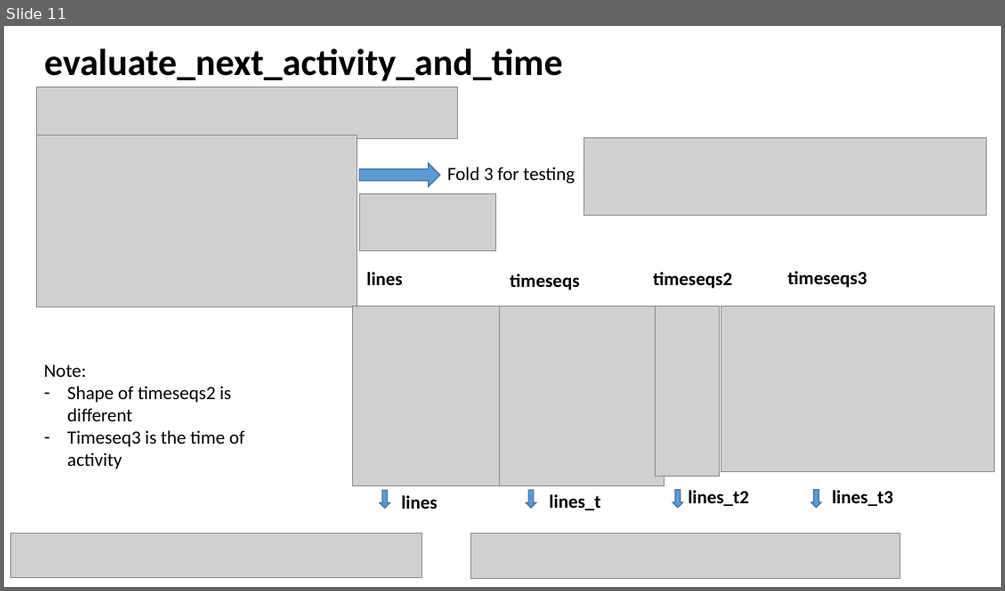
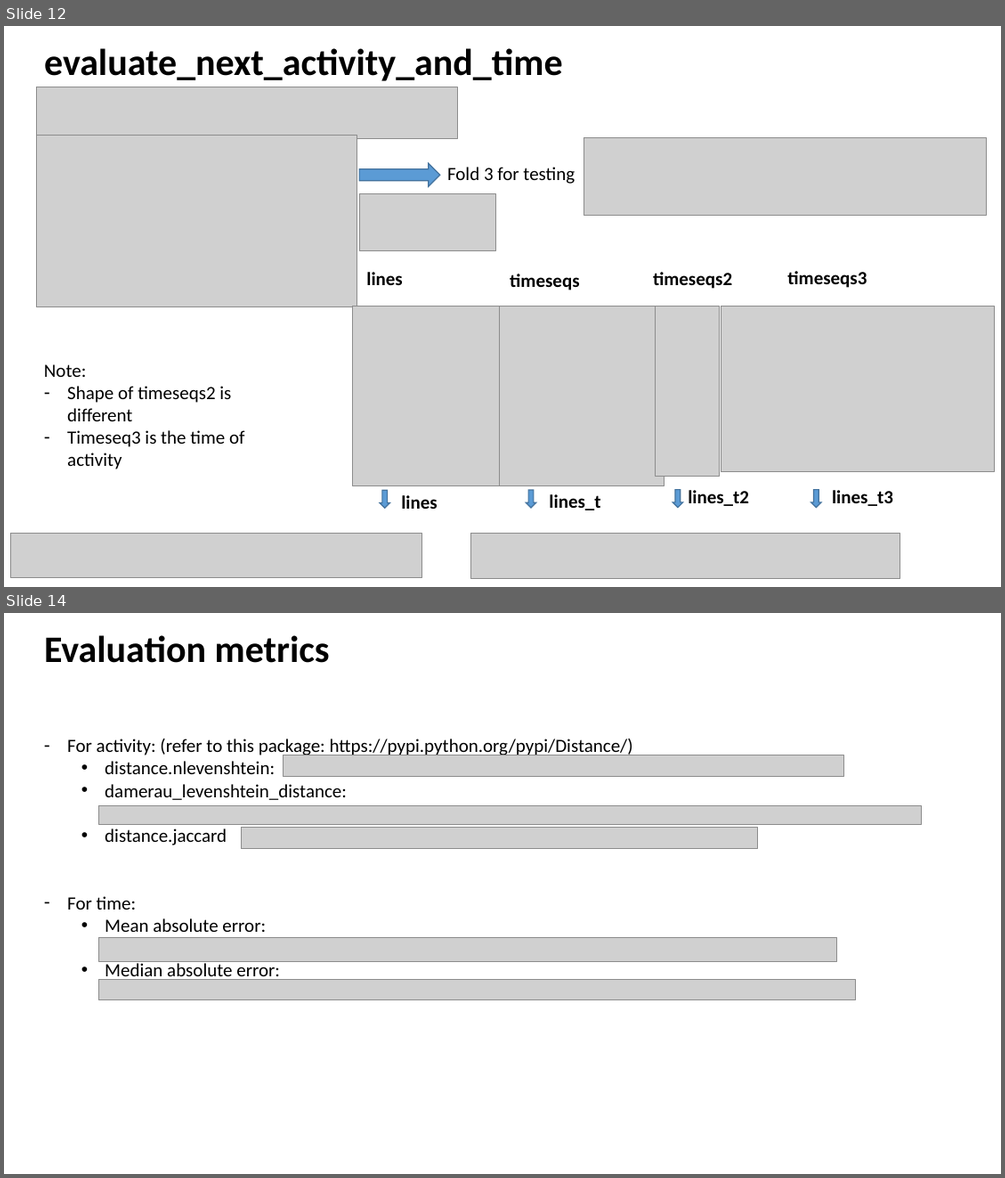
Before and after one commit to guptam/process-sequence, a slide deck: report.pptx. Shown one above the other, each under a label of ours: slide 11 before the commit, slides 12 and 14 after it; the slides between them are not shown. The pictures are 1005x591 and 1005x1178 pixels, drawn with LibreOffice and Linux fonts; fonts in the diff are those of the drawing; grey boxes stand for pictures. Boxes give left, top, right and bottom in pixels: in the first picture for what was removed or moved away, otherwise in the second. Text is boxed around its words. In the diff, an @@ line names an element or a change of style, - is before the commit and + after.

```diff
--- a/report.pptx
+++ b/report.pptx
@@ slide 14 added at box(4, 613, 1001, 1174), background #FFFFFF @@
@@ title added at box(44, 635, 330, 663), 36 pt, text #000000, bold @@
+Evaluation metrics
@@ text added at box(67, 738, 633, 982), 18 pt, text #000000 @@
+– For activity: (refer to this package: https://pypi.python.org/pypi/Distance/)
+  • distance.nlevenshtein:
+  • damerau_levenshtein_distance:
+  • distance.jaccard
+– For time:
+  • Mean absolute error:
+  • Median absolute error:
@@ picture added at box(283, 755, 844, 776) @@
@@ picture added at box(98, 805, 921, 824) @@
@@ picture added at box(241, 827, 758, 849) @@
@@ picture added at box(98, 938, 837, 962) @@
@@ picture added at box(98, 980, 855, 1000) @@
@@ what was slide 11 is now slide 12 @@
```
Also in this commit, not shown: 2 slides changed, 3 other slides added, 1 slide removed.
